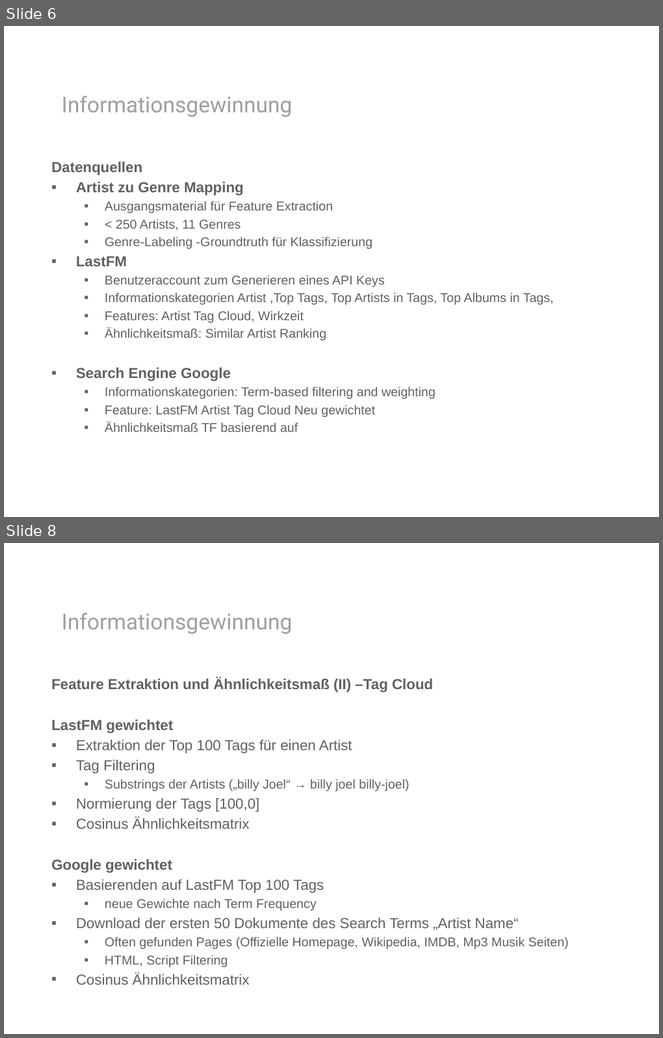
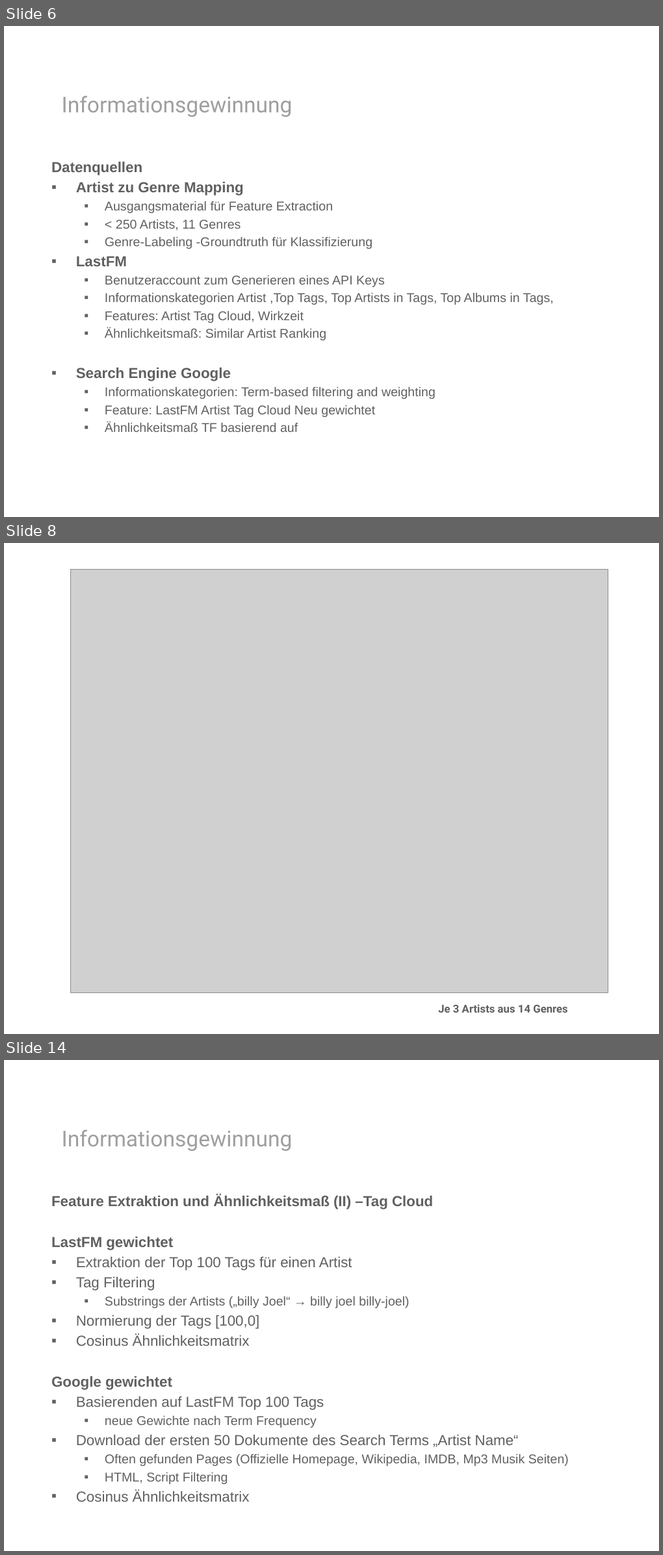
Before and after one commit to rohanprojects/mirlastfm, a slide deck: presentation/presentation.pptx. Shown one above the other, each under a label of ours: slides 6 and 8 before the commit, slides 6, 8 and 14 after it; the slides between them are not shown. The pictures are 663x1038 and 663x1555 pixels, drawn with LibreOffice and Linux fonts; fonts in the diff are those of the drawing; grey boxes stand for pictures; background and template pictures are left out. Boxes give left, top, right and bottom in pixels: in the first picture for what was removed or moved away, otherwise in the second. Text is boxed around its words. In the diff, an @@ line names an element or a change of style, - is before the commit and + after.

```diff
--- a/presentation/presentation.pptx
+++ b/presentation/presentation.pptx
@@ slide 8 added at <box>4,543,659,1034</box>, background #FFFFFF @@
@@ picture added at <box>71,569,608,993</box> @@
@@ text added at <box>438,1005,568,1013</box>, 12 pt, text #606060, bold @@
+Je 3 Artists aus 14 Genres
@@ what was slide 8 is now slide 14 @@
```
Also in this commit, not shown: 1 slide changed, 5 other slides added, 3 other files.
